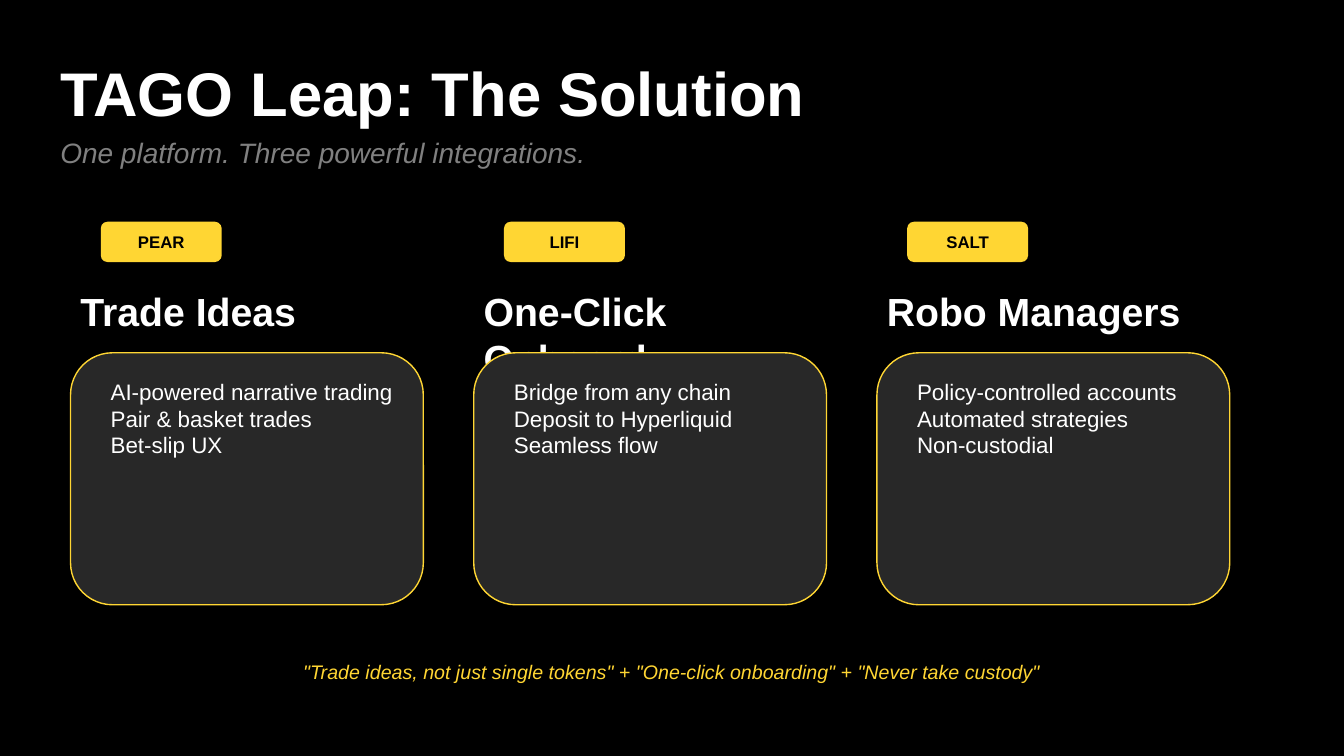
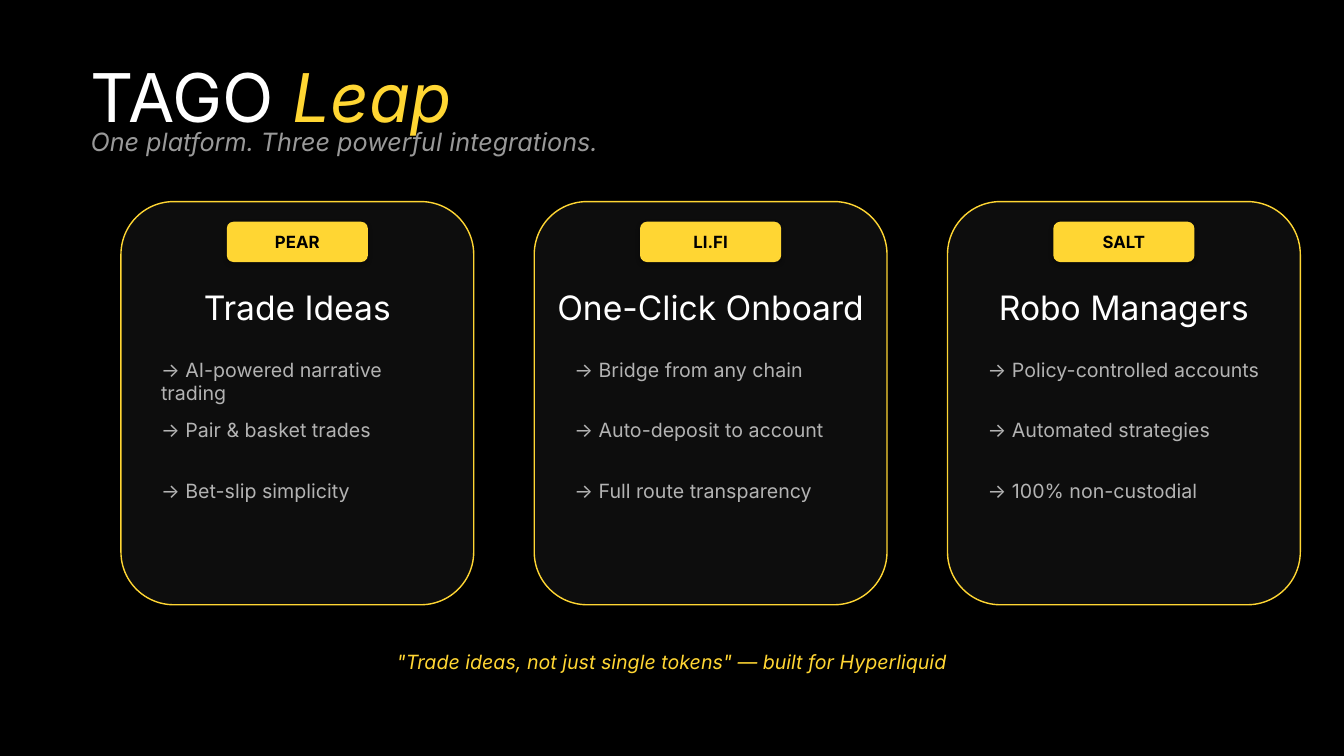
Before and after one commit to RealKevinApetrei/tago-leap, a slide deck: slide 4 of TAGO_Leap_Pitch_Deck.pptx (slide 3 before the commit). Drawn at 1344x756 pixels with LibreOffice and Linux fonts; fonts in the diff are those of the drawing. Boxes give left, top, right and bottom in pixels: in the first picture for what was removed or moved away, otherwise in the second. Text is boxed around its words. In the diff, an @@ line names an element or a change of style, - is before the commit and + after.

```diff
--- a/TAGO_Leap_Pitch_Deck.pptx
+++ b/TAGO_Leap_Pitch_Deck.pptx
@@ text at [91, 72, 452, 136]: text changed; size 44 to 48 pt; font Arial to Inter; bold off @@
-TAGO Leap: The Solution
+TAGO Leap
@@ text "One platform. Three powerful integrations.": place and size @@
-text "One platform. Three powerful integrations." at [60, 143, 585, 169]
+text "One platform. Three powerful integrations." at [91, 130, 597, 156]
@@ text "One platform. Three powerful integrations." at [91, 130, 597, 156]: size 20 to 18 pt, font Arial to Inter, text colour #808080 to #999999 @@
@@ rounded rectangle added at [121, 202, 474, 605], fill #0D0D0D, outline #FFD633 1 pt @@
@@ rounded rectangle added at [534, 202, 887, 605], fill #0D0D0D, outline #FFD633 1 pt @@
@@ rounded rectangle added at [948, 202, 1301, 605], fill #0D0D0D, outline #FFD633 1 pt @@
@@ rounded rectangle "PEAR": place and size @@
-rounded rectangle "PEAR" at [101, 222, 222, 262]
+rounded rectangle "PEAR" at [227, 222, 368, 262]
@@ rounded rectangle "PEAR" at [227, 222, 368, 262]: font Arial to Inter @@
@@ rounded rectangle removed at [504, 222, 625, 262] @@
-LIFI
@@ rounded rectangle added at [640, 222, 781, 262], fill #FFD633, 12 pt, text #000000, bold @@
+LI.FI
@@ rounded rectangle "SALT" at [1054, 222, 1195, 262]: font Arial to Inter @@
@@ rounded rectangle "SALT": place and size @@
-rounded rectangle "SALT" at [907, 222, 1028, 262]
+rounded rectangle "SALT" at [1054, 222, 1195, 262]
@@ text "Trade Ideas": place and size @@
-text "Trade Ideas" at [80, 297, 296, 327]
+text "Trade Ideas" at [204, 295, 391, 321]
@@ text "One-Click Onboard": place and size @@
-text "One-Click Onboard" at [484, 297, 667, 368]
+text "One-Click Onboard" at [557, 294, 864, 321]
@@ size 28 to 24 pt, font Arial to Inter, bold off; alignment left to centre in 3 elements at [204, 295, 391, 321], [557, 294, 864, 321], [999, 295, 1248, 328] @@
@@ text "Robo Managers": place and size @@
-text "Robo Managers" at [887, 297, 1181, 334]
+text "Robo Managers" at [999, 295, 1248, 328]
@@ rounded rectangle removed at [71, 353, 423, 605] @@
@@ rounded rectangle removed at [474, 353, 827, 605] @@
@@ rounded rectangle removed at [877, 353, 1230, 605] @@
@@ text at [161, 362, 382, 404]: text changed; size 16 to 14 pt; font Arial to Inter; text colour #FFFFFF to #B3B3B3 @@
-AI-powered narrative trading
-Pair & basket trades
-Bet-slip UX
+→ AI-powered narrative trading
@@ text at [599, 362, 802, 381]: text changed; size 16 to 14 pt; font Arial to Inter; text colour #FFFFFF to #B3B3B3 @@
-Bridge from any chain
-Deposit to Hyperliquid
-Seamless flow
+→ Bridge from any chain
@@ text at [1012, 362, 1259, 381]: text changed; size 16 to 14 pt; font Arial to Inter; text colour #FFFFFF to #B3B3B3 @@
-Policy-controlled accounts
-Automated strategies
-Non-custodial
+→ Policy-controlled accounts
@@ text added at [185, 422, 371, 437], 14 pt, text #B3B3B3 @@
+→ Pair & basket trades
@@ text added at [599, 422, 824, 441], 14 pt, text #B3B3B3 @@
+→ Auto-deposit to account
@@ text added at [1012, 422, 1209, 441], 14 pt, text #B3B3B3 @@
+→ Automated strategies
@@ text added at [185, 483, 350, 502], 14 pt, text #B3B3B3 @@
+→ Bet-slip simplicity
@@ text added at [599, 483, 812, 502], 14 pt, text #B3B3B3 @@
+→ Full route transparency
@@ text added at [1012, 483, 1197, 498], 14 pt, text #B3B3B3 @@
+→ 100% non-custodial
@@ text at [397, 654, 947, 674]: text changed; font Arial to Inter @@
-"Trade ideas, not just single tokens" + "One-click onboarding" + "Never take custody"
+"Trade ideas, not just single tokens" — built for Hyperliquid
```
Also in this commit, not shown: 8 other slides changed, 3 slides added, 2 slides removed, 6 other files.
